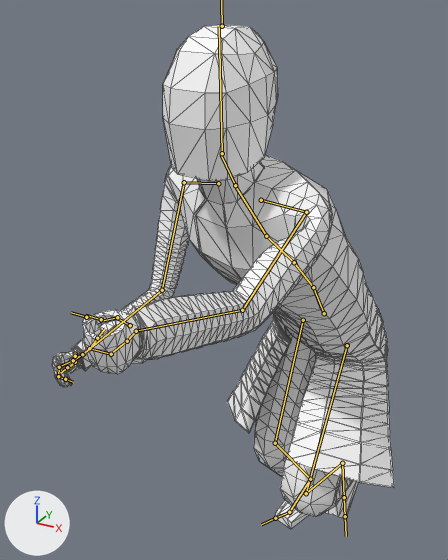
A saved change to the FBX model SPLASH/res/models/Doc.fbx.
One viewpoint serves both versions: a camera (50 mm lens) standing at (0.00551, -0.01595, 0.0173) and looking at (-0.00134, -0.00349, 0.01107). Lighting does not change. The marker at lower left points along +X, +Y and +Z. Both versions are drawn at frame 325 of the action 'runJump'; the numbers are the values there. The bones that bend it are drawn over the model as lines. Mesh edges are drawn as thin lines.
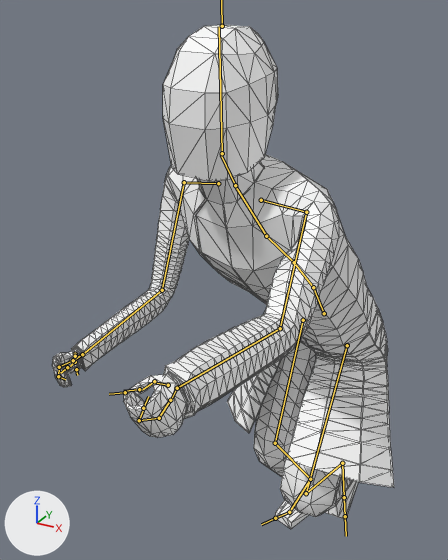
Location of each change, [x1, y1, x2, y2] in pixels of the pictures (448 x 560 px):
'polySurface11', posed
    both: [52, 25, 394, 529]
bone 'mixamorig:LeftArm', root to tip
    before: (306, 212) to (242, 310)
    after: (306, 212) to (280, 328)
bone 'mixamorig:LeftForeArm', root to tip
    before: (242, 310) to (136, 331)
    after: (280, 328) to (177, 388)

The change, as a list of edits to the scene's bpy script:
```text
Change bone_mixamorig_leftarm:
    where bone_mixamorig_leftarm = bpy.data.objects['Armature'].pose.bones['mixamorig:LeftArm']  # child of 'mixamorig:LeftShoulder'
    bone_mixamorig_leftarm.rotation_quaternion: (0.667, 0.079, -0.381, 0.635) -> (0.8, -0.028, -0.259, 0.54)  # degrees (-29, -38, 97) -> degrees (-21, -23, 72)
Change bone_mixamorig_leftforearm:
    where bone_mixamorig_leftforearm = bpy.data.objects['Armature'].pose.bones['mixamorig:LeftForeArm']  # child of 'mixamorig:LeftArm'
    bone_mixamorig_leftforearm.rotation_quaternion: (0.951, -0.101, -0.236, 0.175) -> (0.941, -0.113, -0.264, 0.18)  # degrees (-18, -24, 25) -> degrees (-20, -27, 27)
```
